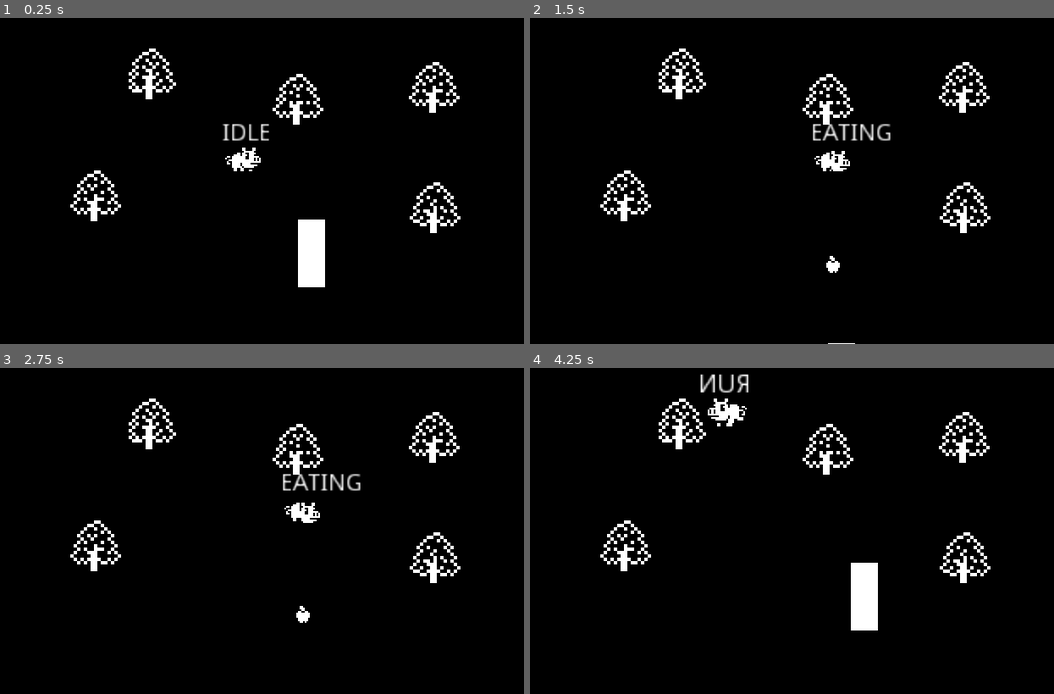
Above: before the commit, frames 1-4 (two rows, left to right).
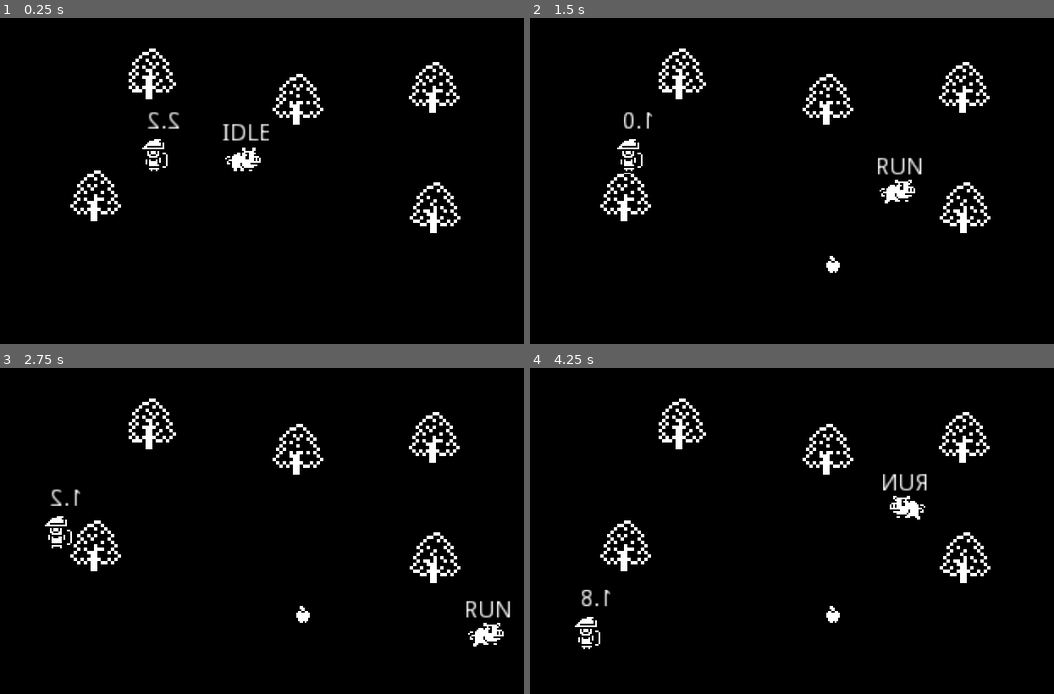
Above: after the commit, the same moments.

Repository: fguillen/PiggyTheApplesAndTheGuard
Game: Godot game, scene res://Word.tscn
The game is run twice, just before and just after one commit, with the same random seed, the same clock (stepped at 60 frames per second) and the same inputs.
Inputs:
- Up to frame 1 (0.25 s): no input
- Up to frame 2 (1.5 s): hold Right (ui_right) 0.53-1.28 s; hold Down (ui_down) from 1.28 s (still down)
- Up to frame 3 (2.75 s): release Down (ui_down) at 2.03 s; hold Right (ui_right) from 2.03 s (still down)
- Up to frame 4 (4.25 s): release Right (ui_right) at 2.78 s; hold Up (ui_up) 2.78-3.53 s; hold Left (ui_left) from 3.53 s (still down)

The runs differ from the first frame. In frame 1, 1.4% of the frame differs, in the area x 27-63%, y 28-83%; in frame 2, 1.4%; in frame 3, 1.4%; in frame 4, 2.6%, in the area x 8-76%, y 1-87%.

Commit message:
Guard states

Diff:
--- a/Apple.gd
+++ b/Apple.gd
@@ -2,9 +2,11 @@
 class_name Apple
 
 onready var tween: = $Tween
+onready var collision: = $CollisionShape2D
 
 func fall_from_sky(destiny_position):
 	global_position = Vector2(destiny_position.x, -20)
+	collision.disabled = true
 	tween.interpolate_property(
 		self,
 		"global_position",
@@ -15,3 +17,7 @@
 		Tween.EASE_IN
 	)
 	tween.start()
+
+
+func _on_Tween_tween_completed(object:Object, key:NodePath):
+	collision.disabled = false
--- a/Apple.tscn
+++ b/Apple.tscn
@@ -20,6 +20,9 @@
 
 [node name="CollisionShape2D" type="CollisionShape2D" parent="."]
 position = Vector2( 0, 1 )
+z_index = 20
 shape = SubResource( 1 )
 
 [node name="Tween" type="Tween" parent="."]
+
+[connection signal="tween_completed" from="Tween" to="." method="_on_Tween_tween_completed"]
--- a/Guard.gd
+++ b/Guard.gd
@@ -1,10 +1,12 @@
-extends KinematicBody2D
+extends Node2D
 class_name Guard
 
 onready var timer: = $Timer
+onready var label: = $Label
+onready var animationPlayer: = $AnimationPlayer
 
-export(float) var speed_max = 2.0
-export(float) var change_direction_max_seconds = 3.0
+export(Vector2) var speedRange = Vector2(10, 80)
+export(Vector2) var changeDirectionTime = Vector2(1, 3)
 
 var direction = Vector2.ZERO
 var velocity = Vector2.ZERO
@@ -18,14 +20,31 @@
 	Vector2(-1, 0)
 ]
 
+enum State {
+	IDLE,
+	RUN,
+	SURPRISE,
+	ATTACK
+}
+
+var state = State.IDLE
+
 func _ready():
 	rng.randomize()
-	change_direction()
+	random_direction()
 
-func _physics_process(_delta):
-	var _collision = move_and_collide(velocity)
+func _process(delta):
+	# label.text = State.keys()[state]
+	label.text = "%.1f" % timer.time_left
 
-func change_direction():
+	match state:
+		State.IDLE: process_state_idle(direction, delta)
+		State.RUN: process_state_run(direction, delta)
+		State.SURPRISE: process_state_surprise(direction, delta)
+		State.ATTACK: process_state_attack(direction, delta)
+
+func random_direction():
+	print("random_direction")
 	set_direction(DIRECTIONS[randi() % DIRECTIONS.size()])
 
 func invert_direction():
@@ -35,24 +54,25 @@
 func set_direction(_direction):
 	direction = _direction
 	set_velocity()
-	look_towards_direction()
+	look_towards_direction(direction)
 
 	print("direction: ", direction)
 	print("velocity: ", velocity)
 	print("scale.x: ", scale.x)
 
-	timer.start(rng.randf_range(change_direction_max_seconds / 3.0, change_direction_max_seconds))
+	timer.start(rng.randf_range(changeDirectionTime.x, changeDirectionTime.y))
 
 func set_velocity():
-	velocity = direction * rng.randf_range(speed_max / 3, speed_max)
+	velocity = direction * rng.randf_range(speedRange.x, speedRange.y)
 
 func _on_Timer_timeout():
-	change_direction()
+	random_direction()
 
 func world_limit_reached():
+	print("world_limit_reached")
 	invert_direction()
 
-func look_towards_direction():
+func look_towards_direction(direction):
 	if direction.x > 0:
 		scale.x = 1
 	elif direction.x < 0:
@@ -64,3 +84,38 @@
 func _on_VisionSensor_area_entered(area:Area2D):
 	if area is Pig:
 		pig_detected(area)
+
+
+func process_state_idle(direction, _delta):
+	animationPlayer.play("Idle")
+
+	# Change state
+	if direction.length() > 0:
+		set_state(State.RUN)
+
+func process_state_run(direction, delta):
+	animationPlayer.play("Run")
+
+	look_towards_direction(direction)
+	move(direction, delta)
+
+	# Change state
+	if direction.length() == 0:
+		set_state(State.IDLE)
+
+func process_state_surprise(direction, delta):
+	pass
+
+func process_state_attack(direction, delta):
+	pass
+
+func move(_direction, delta):
+	position += velocity * delta
+
+func set_state(value):
+	state = value
+
+
+func _on_EndOfWorldSensor_area_entered(area:Area2D):
+	if area is WorldLimit:
+		world_limit_reached()
--- a/Guard.tscn
+++ b/Guard.tscn
@@ -1,30 +1,100 @@
-[gd_scene load_steps=3 format=2]
+[gd_scene load_steps=8 format=2]
 
 [ext_resource path="res://Guard.gd" type="Script" id=1]
+[ext_resource path="res://Archer.png" type="Texture" id=2]
 
 [sub_resource type="RectangleShape2D" id=1]
-extents = Vector2( 8, 20 )
+extents = Vector2( 4, 7 )
 
-[node name="Guard" type="KinematicBody2D"]
-collision_layer = 2
+[sub_resource type="Animation" id=2]
+resource_name = "Idle"
+length = 0.1
+tracks/0/type = "value"
+tracks/0/path = NodePath("Sprite:frame")
+tracks/0/interp = 1
+tracks/0/loop_wrap = true
+tracks/0/imported = false
+tracks/0/enabled = true
+tracks/0/keys = {
+"times": PoolRealArray( 0 ),
+"transitions": PoolRealArray( 1 ),
+"update": 1,
+"values": [ 0 ]
+}
+
+[sub_resource type="Animation" id=3]
+length = 0.001
+tracks/0/type = "value"
+tracks/0/path = NodePath("Sprite:frame")
+tracks/0/interp = 1
+tracks/0/loop_wrap = true
+tracks/0/imported = false
+tracks/0/enabled = true
+tracks/0/keys = {
+"times": PoolRealArray( 0 ),
+"transitions": PoolRealArray( 1 ),
+"update": 0,
+"values": [ 0 ]
+}
+
+[sub_resource type="Animation" id=4]
+resource_name = "Run"
+length = 0.2
+loop = true
+tracks/0/type = "value"
+tracks/0/path = NodePath("Sprite:frame")
+tracks/0/interp = 1
+tracks/0/loop_wrap = true
+tracks/0/imported = false
+tracks/0/enabled = true
+tracks/0/keys = {
+"times": PoolRealArray( 0, 0.1 ),
+"transitions": PoolRealArray( 1, 1 ),
+"update": 1,
+"values": [ 1, 0 ]
+}
+
+[sub_resource type="RectangleShape2D" id=5]
+extents = Vector2( 5.5, 10 )
+
+[node name="Guard" type="Node2D"]
 script = ExtResource( 1 )
 
 [node name="Timer" type="Timer" parent="."]
-
-[node name="ColorRect" type="ColorRect" parent="."]
-margin_left = -8.0
-margin_top = -24.0
-margin_right = 8.0
-margin_bottom = 16.0
+one_shot = true
 
 [node name="CollisionShape2D" type="CollisionShape2D" parent="."]
-position = Vector2( 0, -4 )
+position = Vector2( -1, 4 )
 shape = SubResource( 1 )
 
 [node name="VisionSensor" type="Area2D" parent="."]
+position = Vector2( 6, 0 )
 
 [node name="CollisionPolygon2D" type="CollisionPolygon2D" parent="VisionSensor"]
+position = Vector2( -17, 0 )
 polygon = PoolVector2Array( 16, 0, 64, -32, 144, -32, 144, 40, 64, 40 )
 
+[node name="Sprite" type="Sprite" parent="."]
+texture = ExtResource( 2 )
+hframes = 5
+
+[node name="AnimationPlayer" type="AnimationPlayer" parent="."]
+anims/Idle = SubResource( 2 )
+anims/RESET = SubResource( 3 )
+anims/Run = SubResource( 4 )
+
+[node name="Label" type="Label" parent="."]
+margin_left = -17.0
+margin_top = -26.0
+margin_right = 23.0
+margin_bottom = -12.0
+text = "hello"
+
+[node name="EndOfWorldSensor" type="Area2D" parent="."]
+
+[node name="CollisionShape2D" type="CollisionShape2D" parent="EndOfWorldSensor"]
+position = Vector2( -1.5, 0 )
+shape = SubResource( 5 )
+
 [connection signal="timeout" from="Timer" to="." method="_on_Timer_timeout"]
-[connection signal="area_entered" from="VisionSensor" to="." method="_on_VisionSensor_area_entered"]
+[connection signal="area_entered" from="EndOfWorldSensor" to="." method="_on_EndOfWorldSensor_area_entered"]
--- a/Pig.gd
+++ b/Pig.gd
@@ -14,7 +14,6 @@
 const TextureVisible = preload("res://Pig.png")
 const TextureHidden = preload("res://Pig_hidden.png")
 
-var running = false
 var hidden = false
 var size = 1
 var appleEating = null
@@ -33,7 +32,6 @@
 	sprite.texture = TextureVisible
 
 func _process(delta):
-	running = false
 	label.text = State.keys()[state]
 	var direction = get_direction()
 
@@ -63,7 +61,6 @@
 		sprite.texture = TextureVisible
 
 func move(_direction, delta):
-	running = true
 	position += _direction * speed * delta
 
 
--- a/Word.tscn
+++ b/Word.tscn
@@ -37,18 +37,18 @@
 position = Vector2( 88, 56 )
 
 [node name="Guard" parent="." instance=ExtResource( 4 )]
-position = Vector2( 184, 136 )
+position = Vector2( 96, 88 )
 
 [node name="WorldLimit" parent="." instance=ExtResource( 5 )]
-position = Vector2( 16, -56 )
+position = Vector2( 8, -16 )
 
 [node name="WorldLimit2" parent="." instance=ExtResource( 5 )]
-position = Vector2( 16, 360 )
+position = Vector2( 8, 296 )
 
 [node name="WorldLimit3" parent="." instance=ExtResource( 5 )]
-position = Vector2( -88, -40 )
+position = Vector2( -80, -40 )
 rotation = 1.5708
 
 [node name="WorldLimit4" parent="." instance=ExtResource( 5 )]
-position = Vector2( 360, -48 )
+position = Vector2( 328, -40 )
 rotation = 1.5708
--- a/WorldLimit.gd
+++ b/WorldLimit.gd
@@ -1,9 +1,2 @@
 extends Area2D
 class_name WorldLimit
-
-
-func _on_WorldLimit_body_entered(body:Node):
-	print("WorldLimit.collision: ", body.name)
-
-	if body is Guard:
-		body.world_limit_reached()
--- a/WorldLimit.tscn
+++ b/WorldLimit.tscn
@@ -8,9 +8,10 @@
 [node name="WorldLimit" type="Area2D"]
 collision_mask = 2
 script = ExtResource( 1 )
+__meta__ = {
+"_edit_group_": true
+}
 
 [node name="CollisionShape2D" type="CollisionShape2D" parent="."]
 position = Vector2( 160, -40 )
 shape = SubResource( 1 )
-
-[connection signal="body_entered" from="." to="." method="_on_WorldLimit_body_entered"]
--- a/project.godot
+++ b/project.godot
@@ -14,7 +14,7 @@
 "language": "GDScript",
 "path": "res://Apple.gd"
 }, {
-"base": "KinematicBody2D",
+"base": "Node2D",
 "class": "Guard",
 "language": "GDScript",
 "path": "res://Guard.gd"
Binary file added: Archer.png
Not shown, added: Archer.png.import
Not shown, added: Archer.psd
